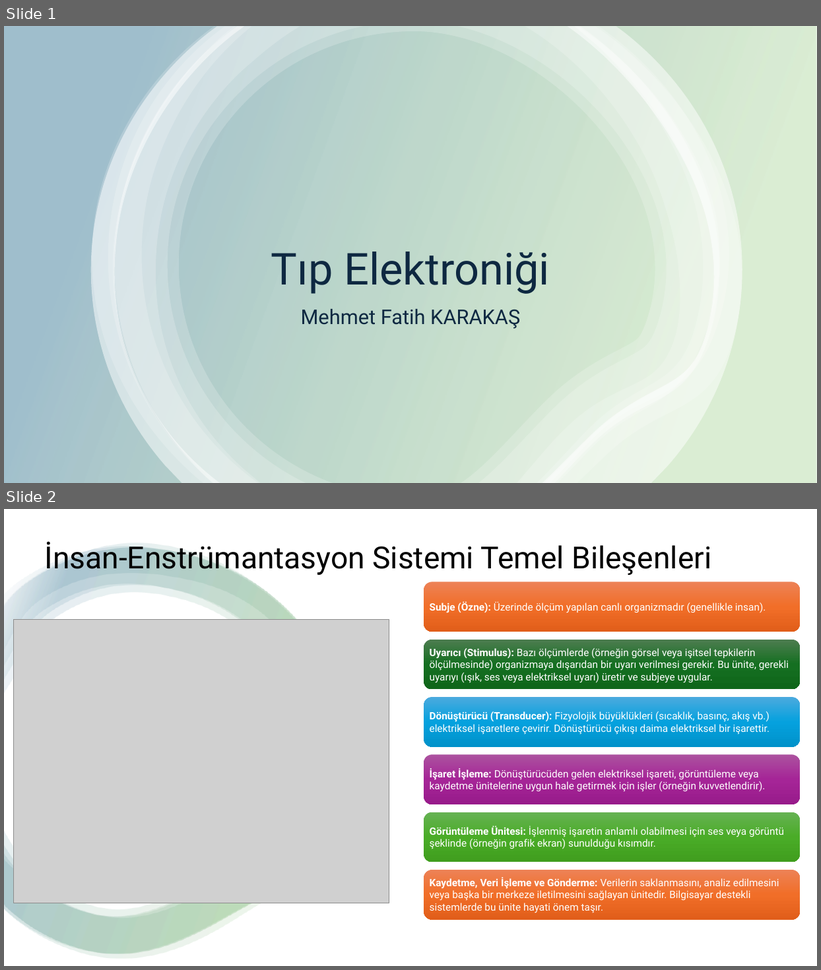
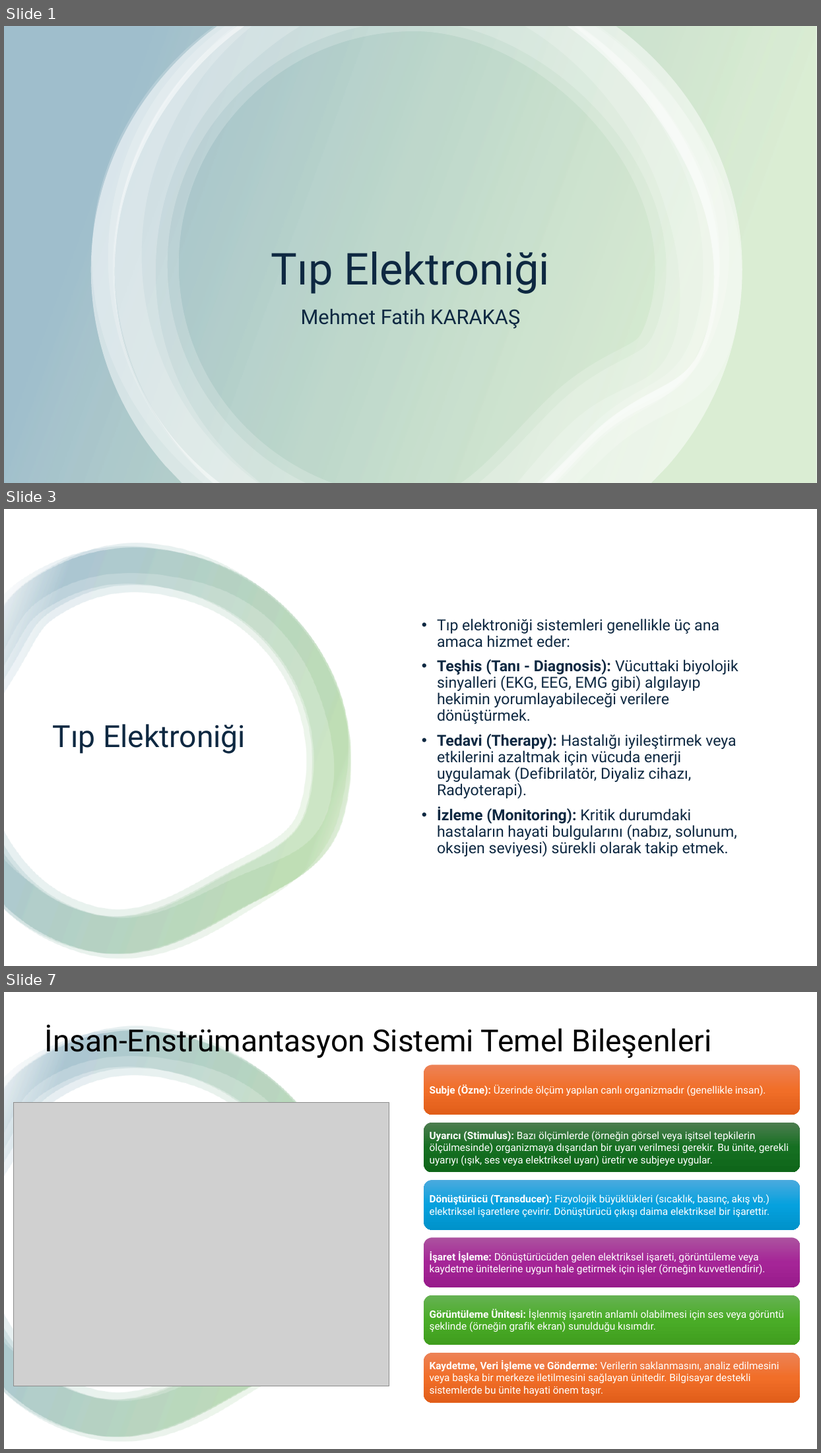
Before and after one commit to karakasmf/Medical-Electronic, a slide deck: Sunum-1.pptx. Shown one above the other, each under a label of ours: slides 1 and 2 before the commit, slides 1, 3 and 7 after it; the slides between them are not shown. The pictures are 821x970 and 821x1453 pixels, drawn with LibreOffice and Linux fonts; fonts in the diff are those of the drawing; grey boxes stand for pictures. Boxes give left, top, right and bottom in pixels: in the first picture for what was removed or moved away, otherwise in the second. Text is boxed around its words. In the diff, an @@ line names an element or a change of style, - is before the commit and + after.

```diff
--- a/Sunum-1.pptx
+++ b/Sunum-1.pptx
@@ slide 3 added at <box>4,509,817,966</box>, background #FFFFFF @@
@@ rectangle added at <box>4,509,817,966</box>, fill #FFFFFF @@
@@ group added at <box>4,543,351,959</box>: 4 freeform shapes @@
@@ text added at <box>437,619,739,857</box>, 18 pt, text #0E2841 @@
+• Tıp elektroniği sistemleri genellikle üç ana amaca hizmet eder:
+• Teşhis (Tanı - Diagnosis): Vücuttaki biyolojik sinyalleri (EKG, EEG, EMG gibi) algılayıp hekimin yorumlayabileceği verilere dönüştürmek.
+• Tedavi (Therapy): Hastalığı iyileştirmek veya etkilerini azaltmak için vücuda enerji uygulamak (Defibrilatör, Diyaliz cihazı, Radyoterapi).
+• İzleme (Monitoring): Kritik durumdaki hastaların hayati bulgularını (nabız, solunum, oksijen seviyesi) sürekli olarak takip etmek.
@@ title added at <box>53,724,246,754</box>, 36 pt, text #0E2841 @@
+Tıp Elektroniği
@@ what was slide 2 is now slide 7 @@
```
Also in this commit, not shown: 4 other slides added.
